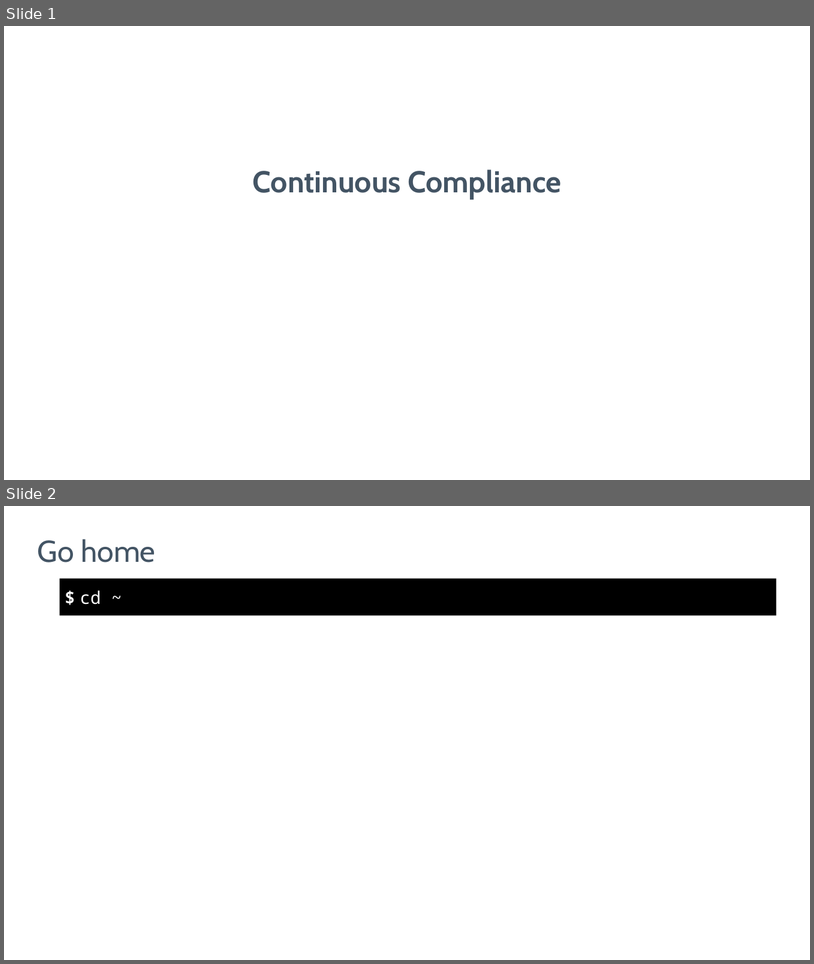
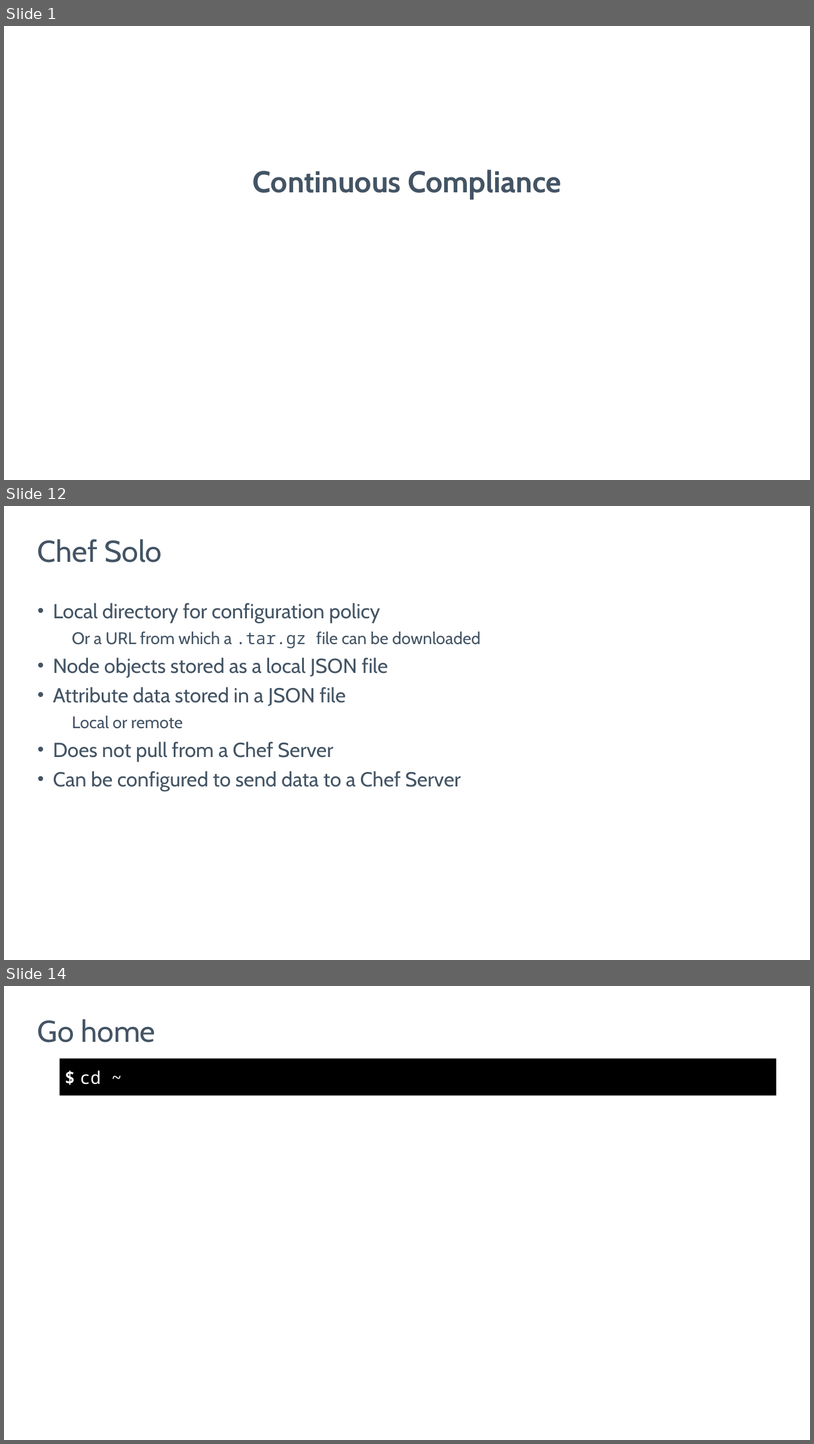
Before and after one commit to nathenharvey/introduction-to-inspec, a slide deck: powerpoint/Continuous-Compliance.pptx. Shown one above the other, each under a label of ours: slides 1 and 2 before the commit, slides 1, 12 and 14 after it; the slides between them are not shown. The pictures are 814x964 and 814x1444 pixels, drawn with LibreOffice and Linux fonts; fonts in the diff are those of the drawing; background and template pictures are left out. Boxes give left, top, right and bottom in pixels: in the first picture for what was removed or moved away, otherwise in the second. Text is boxed around its words. In the diff, an @@ line names an element or a change of style, - is before the commit and + after.

Commit message:
Get started on real continuous compliance slides
* Login to Automate
* Review your node
* Run chef-client
* See failing compliance control

```diff
--- a/powerpoint/Continuous-Compliance.pptx
+++ b/powerpoint/Continuous-Compliance.pptx
@@ slide 12 added at [4,506,810,960], background picture (left out) @@
@@ title added at [38,539,162,562], 43 pt, text #435464 @@
+Chef Solo
@@ text added at [53,603,481,791], 29 pt, text #435464 @@
+• Local directory for configuration policy
+    Or a URL from which a .tar.gz file can be downloaded
+• Node objects stored as a local JSON file
+• Attribute data stored in a JSON file
+    Local or remote
+• Does not pull from a Chef Server
+• Can be configured to send data to a Chef Server
@@ what was slide 2 is now slide 14 @@
```
Also in this commit, not shown: 21 other slides added, 9 slides removed.
